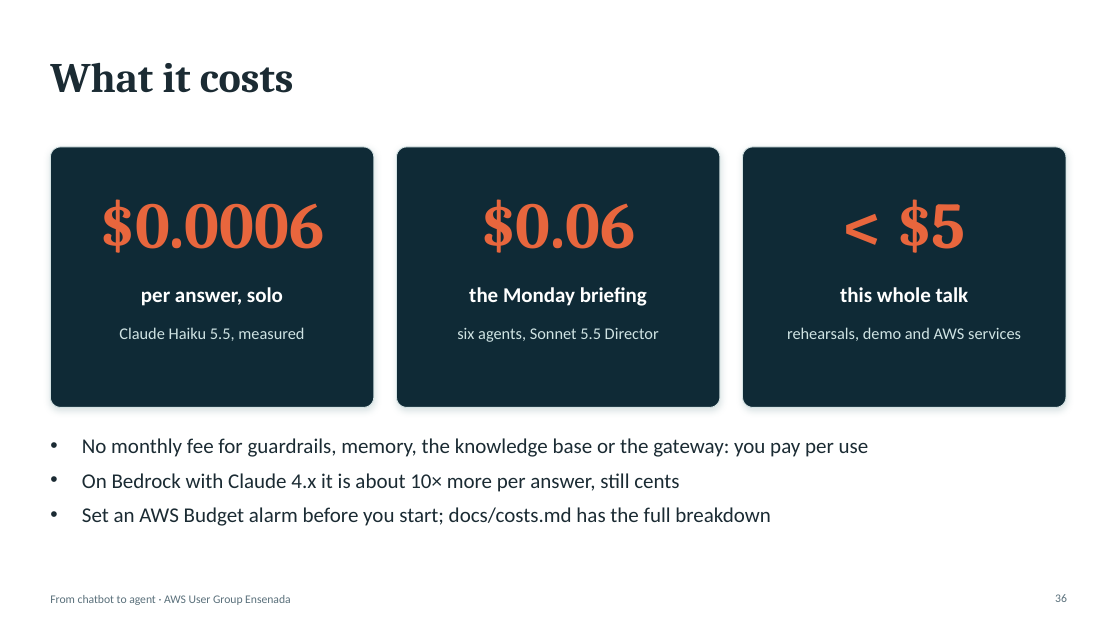
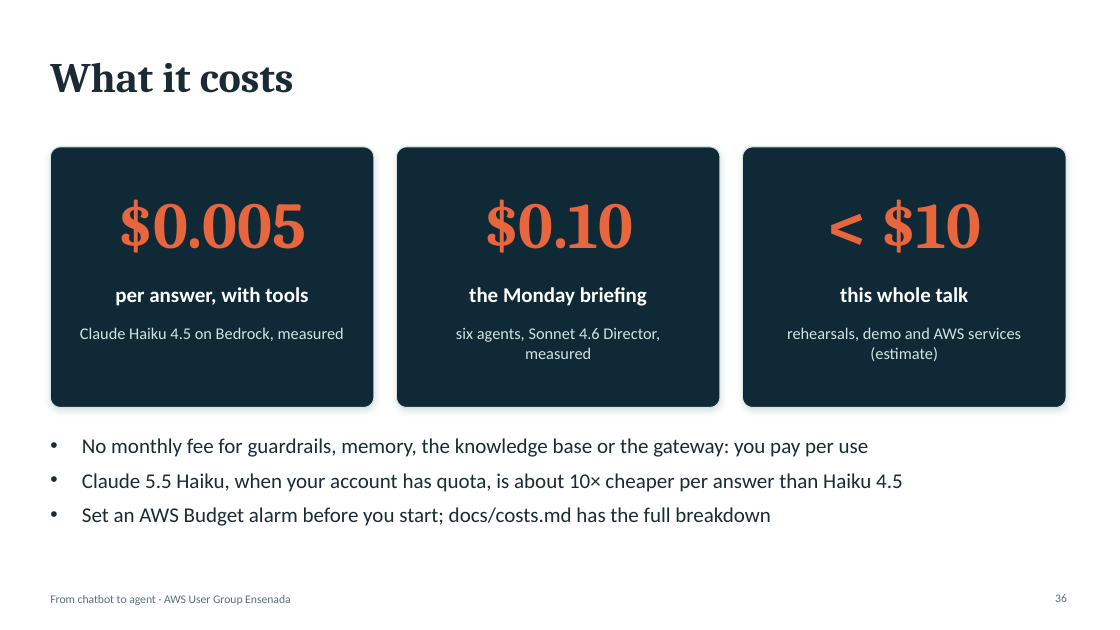
Before and after one commit to aws-ug-ensenada/claude-on-aws-ensenada, a slide deck: slide 36 of docs/slides/claude-on-aws-ensenada.pptx. Drawn at 1120x630 pixels with LibreOffice and Linux fonts; fonts in the diff are those of the drawing. Boxes give left, top, right and bottom in pixels: in the first picture for what was removed or moved away, otherwise in the second. Text is boxed around its words. In the diff, an @@ line names an element or a change of style, - is before the commit and + after.

```diff
--- a/docs/slides/claude-on-aws-ensenada.pptx
+++ b/docs/slides/claude-on-aws-ensenada.pptx
@@ text at (x1=118, y1=199, x2=307, y2=253): text changed @@
-$0.0006
+$0.005
@@ text at (x1=483, y1=199, x2=633, y2=253): text changed @@
-$0.06
+$0.10
@@ text at (x1=881, y1=199, x2=981, y2=253): text changed @@
-< $5
+< $10
@@ text at (x1=115, y1=287, x2=308, y2=306): text changed @@
-per answer, solo
+per answer, with tools
@@ text at (x1=80, y1=327, x2=344, y2=341): text changed @@
-Claude Haiku 5.5, measured
+Claude Haiku 4.5 on Bedrock, measured
@@ text at (x1=456, y1=328, x2=660, y2=359): text changed @@
-six agents, Sonnet 5.5 Director
+six agents, Sonnet 4.6 Director, measured
@@ text at (x1=787, y1=327, x2=1021, y2=361): text changed @@
-rehearsals, demo and AWS services
+rehearsals, demo and AWS services (estimate)
@@ text at (x1=82, y1=473, x2=903, y2=492): text changed @@
-• On Bedrock with Claude 4.x it is about 10× more per answer, still cents
+• Claude 5.5 Haiku, when your account has quota, is about 10× cheaper per answer than Haiku 4.5
```
Also in this commit, not shown: 2 other slides changed, 11 other files.
